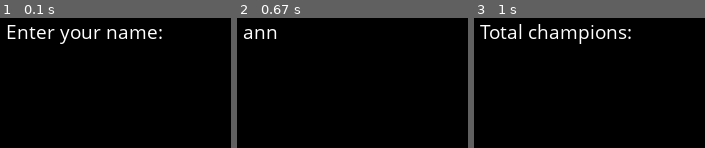
Above: before the commit, frames 1-3 (left to right).
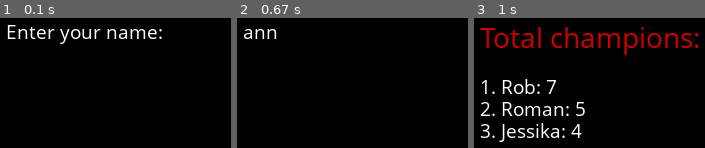
Above: after the commit, the same moments.

Repository: Roman-Blokhin/Python
Game: pygame game, started from my_code/testing/user_db/index.py
Two runs of this game, one before a commit and one after it. Both use one fixed random seed, a clock stepped at 60 frames per second and the inputs below.
Inputs:
- Up to frame 1 (0.1 s): no input
- Up to frame 2 (0.67 s): type "ann" at 0.33 s
- Up to frame 3 (1 s): tap Enter at 0.67, 0.88 s

Frames 1-2 are identical in both runs. In frame 3, 11% of the frame differs, in the area x 2-98%, y 4-96%.

Commit message:
Вывод трех лучших игроков

Diff:
--- a/my_code/testing/user_db/index.py
+++ b/my_code/testing/user_db/index.py
@@ -1,11 +1,12 @@
 import pygame
+from data_base import get_best
 
 pygame.init()
 
 # ------------------------------------------ VARIABLES ------------------------------------------
 
 FRAME_COLOR = (100, 100, 100)
-RED = (155, 0, 0)
+RED = (205, 0, 0)
 GREEN = (0, 155, 0)
 BLUE = (0, 0, 155)
 BLACK = (0, 0, 0)
@@ -14,6 +15,7 @@
 size = (400, 400)
 USERNAME = None
 USERNUM = None
+GAMERS_DB = get_best()
 
 # ------------------------------------------ WINDOW ------------------------------------------
 
@@ -86,9 +88,17 @@
                 pygame.quit()
 
         screen.fill(BLACK)
-        font = pygame.font.SysFont('Comic Sans MS', 20)
-        name_text = font.render('Total champions:', True, WHITE)
+        font = pygame.font.SysFont('Comic Sans MS', 30)
+        name_text = font.render('Total champions:', True, RED)
         screen.blit(name_text, (20, 20))
+
+        font_gamers = pygame.font.SysFont('Comic Sans MS', 20)
+        for index, gamer in enumerate(GAMERS_DB):
+            name, score = gamer
+            s = f'{index+1}. {name}: {score}'
+            name_gamers = font_gamers.render(s, True, WHITE)
+            screen.blit(name_gamers, (20, 75 + 22 * index))
+
         pygame.display.update()
 
 
